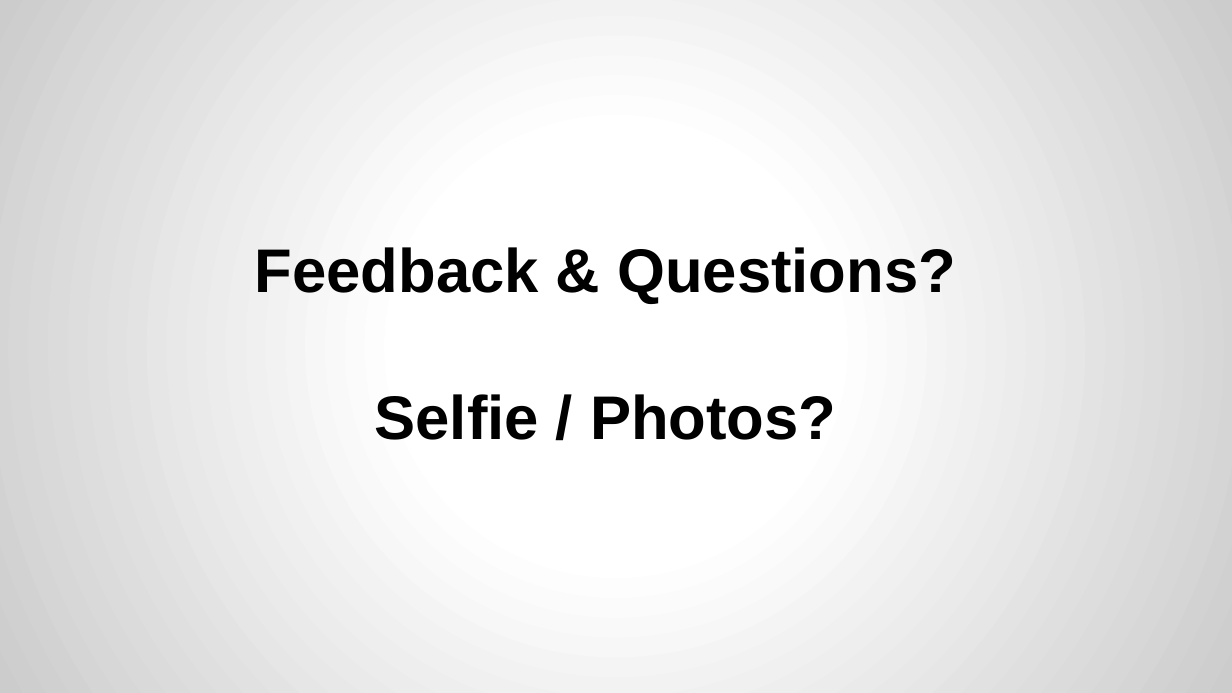
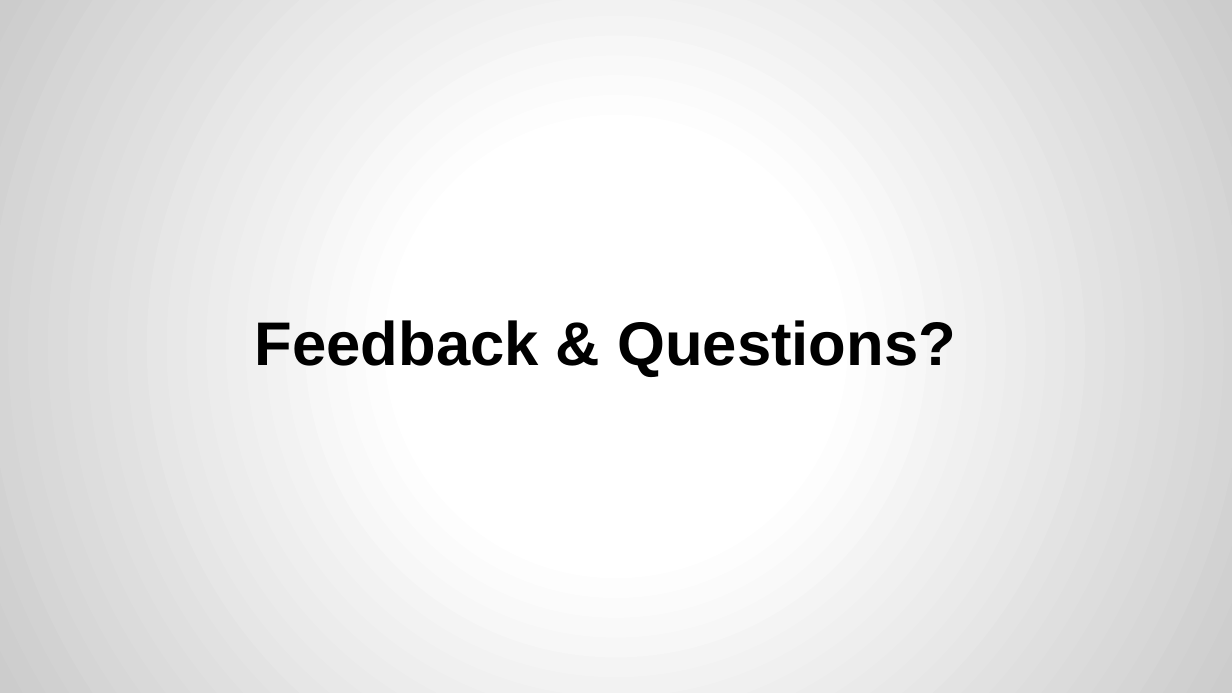
Before and after one commit to yogeshrnaik/presentations, a slide deck: slide 50 of Clean Code.pptx. Drawn at 1232x693 pixels with LibreOffice and Linux fonts; fonts in the diff are those of the drawing. Boxes give left, top, right and bottom in pixels: in the first picture for what was removed or moved away, otherwise in the second. Text is boxed around its words. In the diff, an @@ line names an element or a change of style, - is before the commit and + after.

```diff
--- a/Clean Code.pptx
+++ b/Clean Code.pptx
@@ title at (255, 320, 955, 377): text changed @@
-Feedback & Questions?
-Selfie / Photos?
+Feedback & Questions?
```
Also in this commit, not shown: 1 other file.
